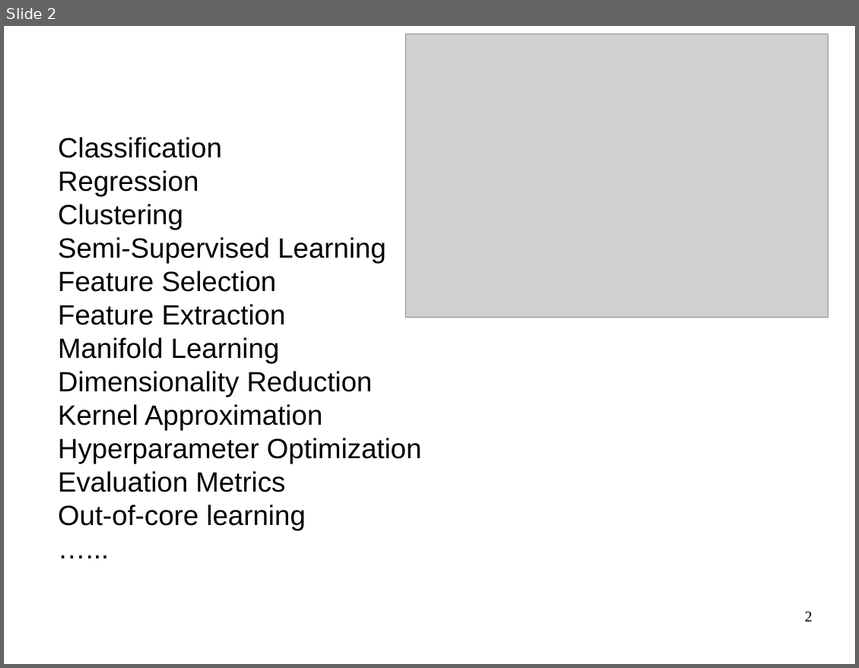
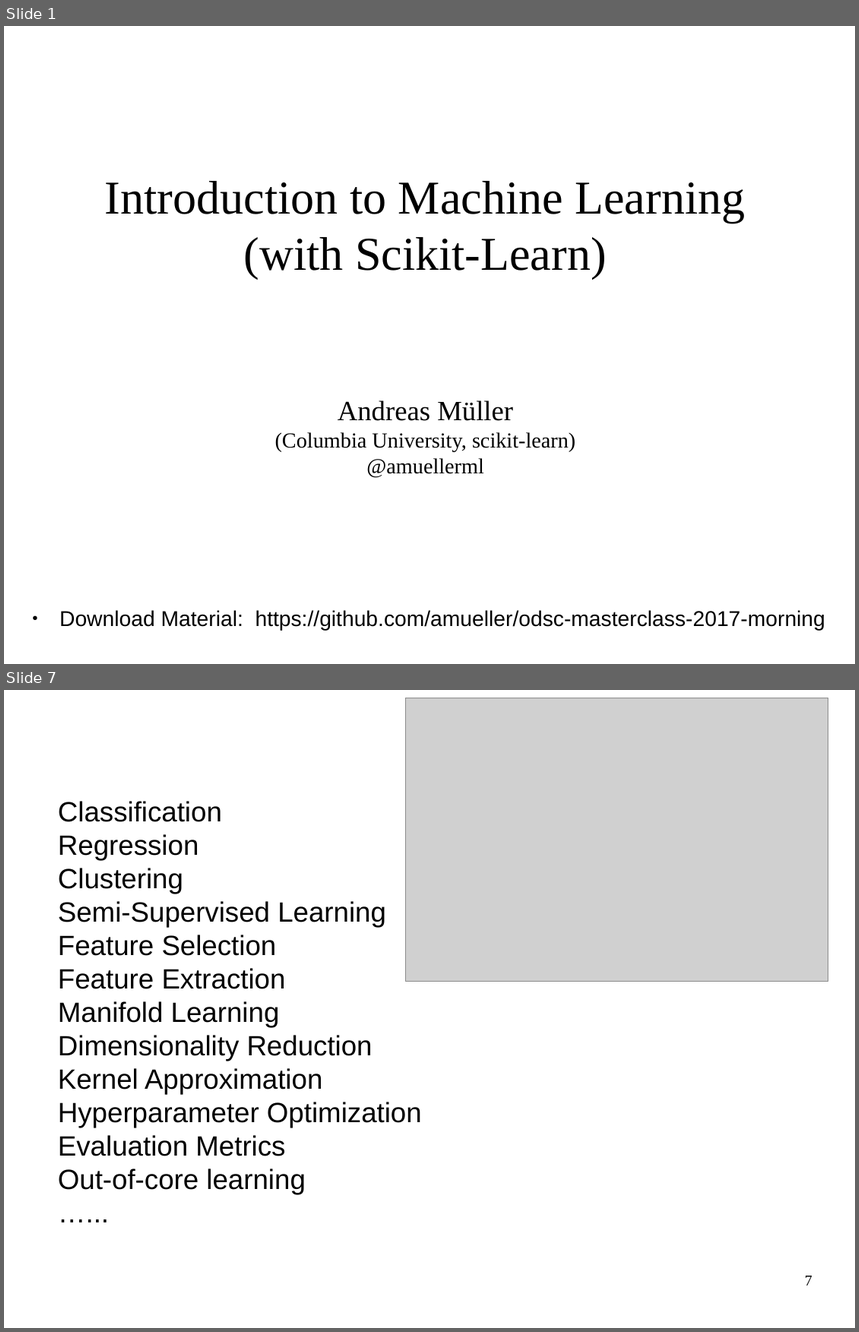
Before and after one commit to amueller/ml-workshop-1-of-4, a slide deck: intro-to-machine-learning-odsc-masterclass-2017.odp. Shown one above the other, each under a label of ours: slide 2 before the commit, slides 1 and 7 after it; the slides between them are not shown. The pictures are 859x668 and 859x1332 pixels, drawn with LibreOffice and Linux fonts; fonts in the diff are those of the drawing; grey boxes stand for pictures. Boxes give left, top, right and bottom in pixels: in the first picture for what was removed or moved away, otherwise in the second. Text is boxed around its words. In the diff, an @@ line names an element or a change of style, - is before the commit and + after.

```diff
--- a/intro-to-machine-learning-odsc-masterclass-2017.odp
+++ b/intro-to-machine-learning-odsc-masterclass-2017.odp
@@ slide 1 added at (x1=4, y1=26, x2=855, y2=664), background #FFFFFF @@
@@ title added at (x1=105, y1=181, x2=745, y2=477), 44 pt, text #000000 @@
+Introduction to Machine Learning
+(with Scikit-Learn)
+Andreas Müller
+(Columbia University, scikit-learn)
+@amuellerml
@@ text added at (x1=59, y1=610, x2=826, y2=631), 20 pt, text #000000 @@
+● Download Material: https://github.com/amueller/odsc-masterclass-2017-morning
@@ what was slide 2 is now slide 7 @@
@@ page number at (x1=805, y1=1276, x2=813, y2=1286): text changed @@
-2
+7
```
Also in this commit, not shown: 17 slides changed, 18 other slides added, 8 slides removed, 1 other file.
